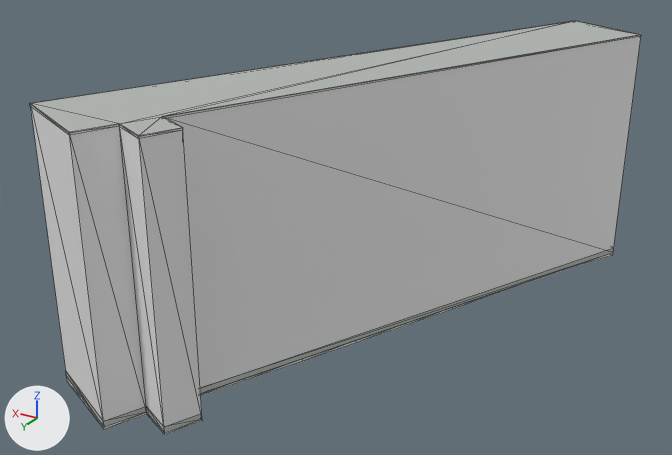
Renders of the glTF model public/models/buildings/osm-way-570947099.glb from each side of a commit.
One viewpoint serves both versions: a 50 mm lens placed at (-23.0, 44.1, 26.9), pointed at (2.7, 1.2, 5.5). Every picture has the same lights, and +X, +Y and +Z are marked at lower left. The older version comes first. Mesh edges are drawn as thin lines. Where no turn or scale is listed for an object, it has been applied to the vertices. Vertices at exactly the same position are counted once.

Script lines for the objects in view, before the commit:
```python
ob_reality_570947099_near_reality_concrete_plinth = bpy.data.objects.new('reality 570947099 near reality concrete plinth', me_reality_570947099_near_reality_concrete_plinth)
ob_reality_570947099_near_reality_concrete_plinth.location = (0.0, 0.0, 0.0)
ob_reality_570947099_near_reality_flat_weathered_roof = bpy.data.objects.new('reality 570947099 near reality flat weathered roof', me_reality_570947099_near_reality_flat_weathered_roof)
ob_reality_570947099_near_reality_flat_weathered_roof.location = (0.0, 0.0, 0.0)
ob_reality_570947099_near_reality_pale_aluminum_sill = bpy.data.objects.new('reality 570947099 near reality pale aluminum sill', me_reality_570947099_near_reality_pale_aluminum_sill)
ob_reality_570947099_near_reality_pale_aluminum_sill.location = (0.0, 0.0, 0.0)
# also in view: 'reality 570947099 near reality aged pale plaster' at (1.0, -0.4, 7.5); 'building foundation 570947099' at (1.0, -0.4, -0.7)
```
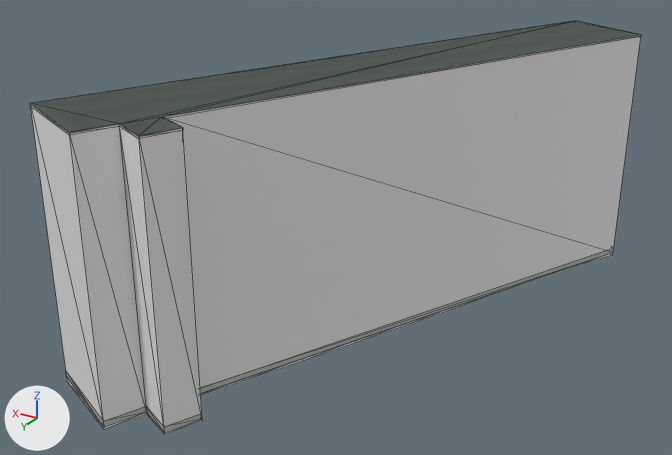
What differs and where, as boxes [x1, y1, x2, y2] in the pictures (672 x 455 px):
'reality 570947099 near reality flat weathered roof', surface changed (darker)
    both: [31, 21, 641, 136]
part 1 of me_reality_570947099_near_reality_pale_aluminum_sill, reshaped
    before: [30, 22, 632, 139]
    after: [30, 21, 637, 139]

The change, as a diff of the scene's bpy script:
```diff
--- a/public/models/buildings/osm-way-570947099.glb.py
+++ b/public/models/buildings/osm-way-570947099.glb.py
@@ img_roof_color @@
+img_roof_color = load_image('roof-color', 'textures/1de3d7bb6546b7423004abcc0fb627c4d0c6ad03316b21d76a93f9bf4f470ca6.png', 256, 256, 'sRGB')
@@ mat_reality_flat_weathered_roof @@
 mat_reality_flat_weathered_roof = principled_material('reality flat weathered roof')
-mat_reality_flat_weathered_roof.base_color = (0.451, 0.475, 0.455)  # grey #b3b7b4
+mat_reality_flat_weathered_roof.texture = img_roof_color
 mat_reality_flat_weathered_roof.roughness = 0.83
@@ me_reality_570947099_near_reality_pale_aluminum_sill @@
 # used by ob_reality_570947099_near_reality_pale_aluminum_sill; location = (0.0, 0.0, 0.0)
-me_reality_570947099_near_reality_pale_aluminum_sill.from_pydata(...)  # 32 vertices, 16 faces; spans x -9.4..11.3, y -18.2..17.3, z 14.9..15.0
+me_reality_570947099_near_reality_pale_aluminum_sill.from_pydata(...)  # 40 vertices, 32 faces; spans x -9.4..11.3, y -18.2..17.3, z 14.9..15.0
+# me_reality_570947099_near_reality_pale_aluminum_sill part 1
+# 10 faces are deleted
+# 8 vertices are added at x -9.3..11.2, y -18.2..17.3, z 15.0
+# 26 new faces join them
 me_reality_570947099_near_reality_pale_aluminum_sill.materials.append(mat_reality_pale_aluminum_sill)
```
